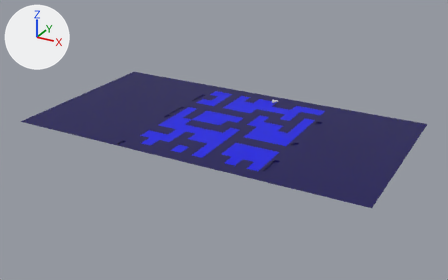
An edit to the Blender file assets/zax2.blend, drawn before and after from the same camera.
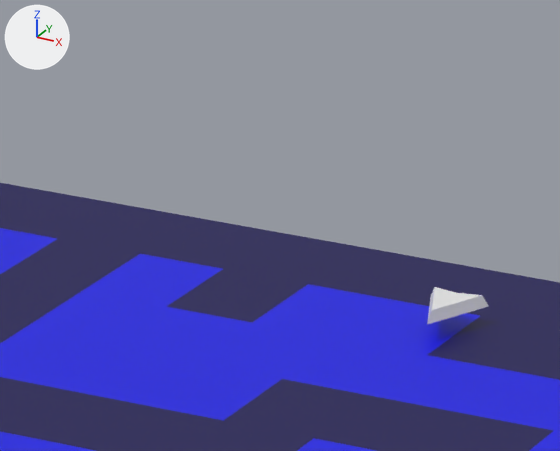
There are two pictures of each version: one whole from a 50 mm lens placed at (87.9, -198.1, 79.1), pointed at (-5.8, -27.7, -6.0), one close up on the part from 51% to 64% of the width and 25% to 42% of the height. Lighting does not change. The marker at upper left points along +X, +Y and +Z. The same objects are shown in both versions, whatever each file hides.

Names of what the first close-up shows: 'floor1', 'plane'.
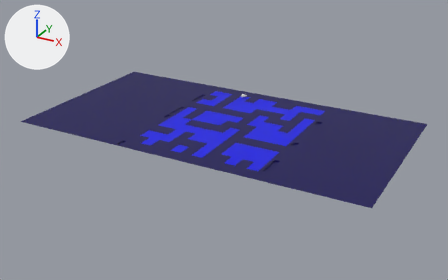
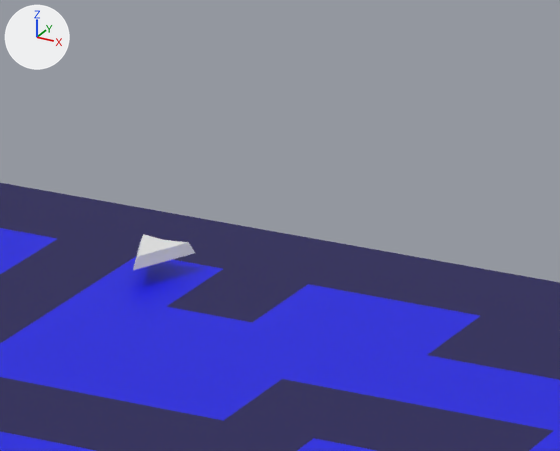
What the commit changed:
Material 'blue.001' (mat_blue_001) is new.
Its base color is (0.0, 0.000358, 0.8) (blue #0001e7).
me_plane_001 has 446 vertices, 98 faces and spans x -87.0..76.0, y -65.0..0.0, z -1.0..0.0.
me_plane_001 no longer uses material mat_blue (blue #0001e7).
me_plane_001 now uses material mat_blue_001 (blue #0001e7).
Object 'plane' (ob_plane) moves from (0.0, 0.0, 0.0) to (-12.8, 0.0, 0.0).

Changed parts and their boxes [x1, y1, x2, y2] in the close-ups (560 x 451 px):
'floor1', recoloured
    both: [130, 231, 492, 353]
'plane', moved
    before: [427, 287, 488, 325]
    after: [133, 234, 195, 270]
